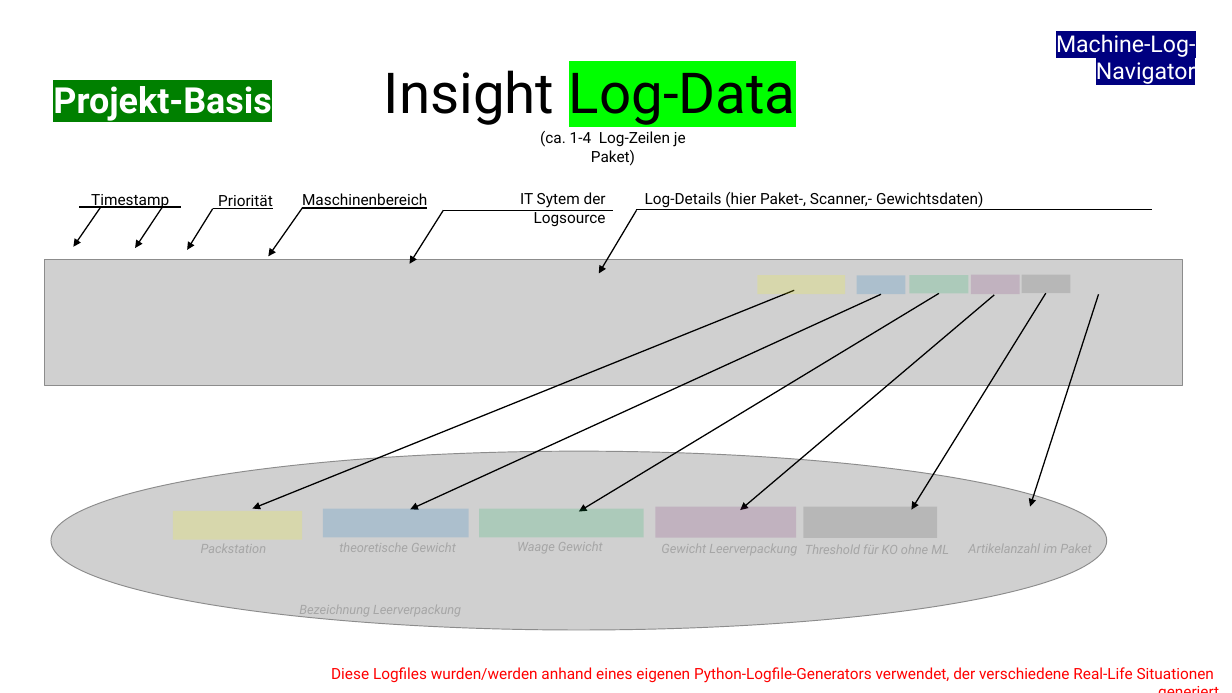
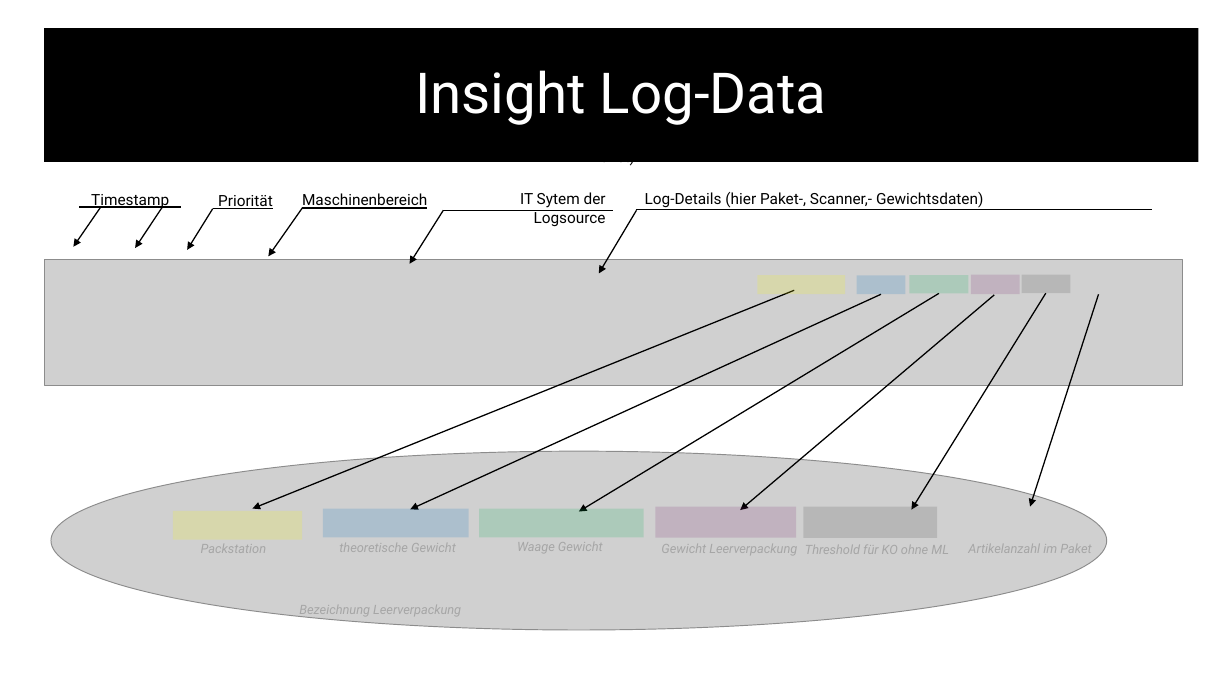
Before and after one commit to MamicGit/Proj_Machine-Log-Navigator, a slide deck: slide 2 of Logfile_CustomerOrder_Generator/Logfile-Generator.pptx (slide 4 before the commit). Drawn at 1232x693 pixels with LibreOffice and Linux fonts; fonts in the diff are those of the drawing; grey boxes stand for pictures. Boxes give left, top, right and bottom in pixels: in the first picture for what was removed or moved away, otherwise in the second. Text is boxed around its words. In the diff, an @@ line names an element or a change of style, - is before the commit and + after.

Commit message:
implementation of logfile-generator in 'insight'

```diff
--- a/Logfile_CustomerOrder_Generator/Logfile-Generator.pptx
+++ b/Logfile_CustomerOrder_Generator/Logfile-Generator.pptx
@@ title "Insight Log-Data": place and size @@
-title "Insight Log-Data" at [53,70,796,125]
+title "Insight Log-Data" at [44,28,1199,162]
@@ title "Insight Log-Data" at [44,28,1199,162]: fill none to #000000 @@
@@ text removed at [1056,34,1195,84] @@
-Machine-Log-Navigator
@@ title at [415,70,827,125]: text changed; text colour #000000 to #FFFFFF @@
-Projekt-Basis Insight Log-Data
+Insight Log-Data
@@ text removed at [331,667,1214,683] @@
-Diese Logfiles wurden/werden anhand eines eigenen Python-Logfile-Generators verwendet, der verschiedene Real-Life Situationen generiert
```
Also in this commit, not shown: 1 other slide changed, 2 slides removed, 7 other files.
